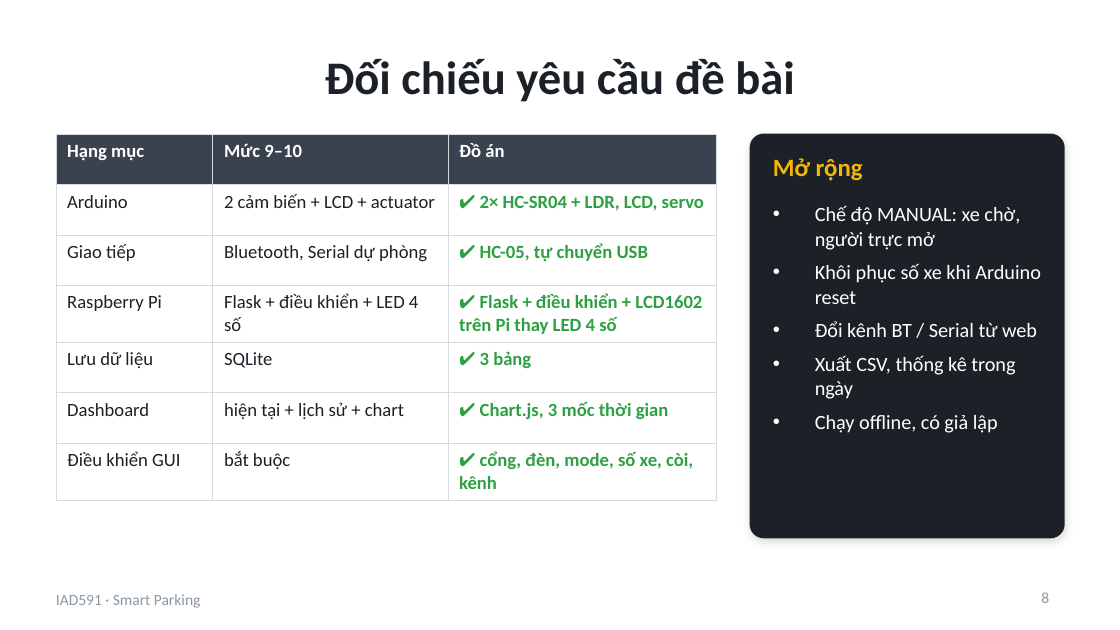
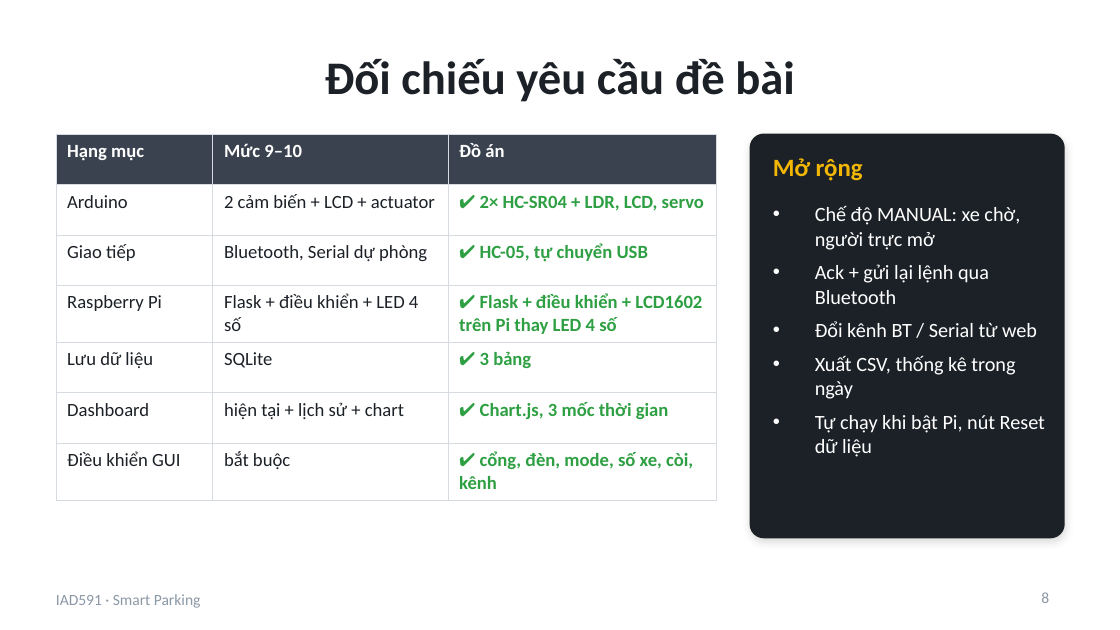
Before and after one commit to haihpse150218/iad591-smart-parking, a slide deck: slide 8 of docs/SmartParking_IAD591.pptx. Drawn at 1120x630 pixels with LibreOffice and Linux fonts; fonts in the diff are those of the drawing. Boxes give left, top, right and bottom in pixels: in the first picture for what was removed or moved away, otherwise in the second. Text is boxed around its words. In the diff, an @@ line names an element or a change of style, - is before the commit and + after.

```diff
--- a/docs/SmartParking_IAD591.pptx
+++ b/docs/SmartParking_IAD591.pptx
@@ text at (x1=815, y1=264, x2=989, y2=304): text changed @@
-• Khôi phục số xe khi Arduino reset
+• Ack + gửi lại lệnh qua Bluetooth
@@ text at (x1=815, y1=415, x2=1045, y2=457): text changed @@
-• Chạy offline, có giả lập
+• Tự chạy khi bật Pi, nút Reset dữ liệu
```
Also in this commit, not shown: 5 other slides changed, 1 other file.
